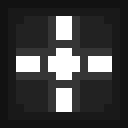
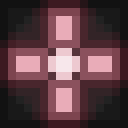
Comparing the layer stacks of the two 128×128 images. Changes:
added layer "on" above "block" over [0, 0, 128, 128]
painted on "block" over [16, 16, 112, 112]
